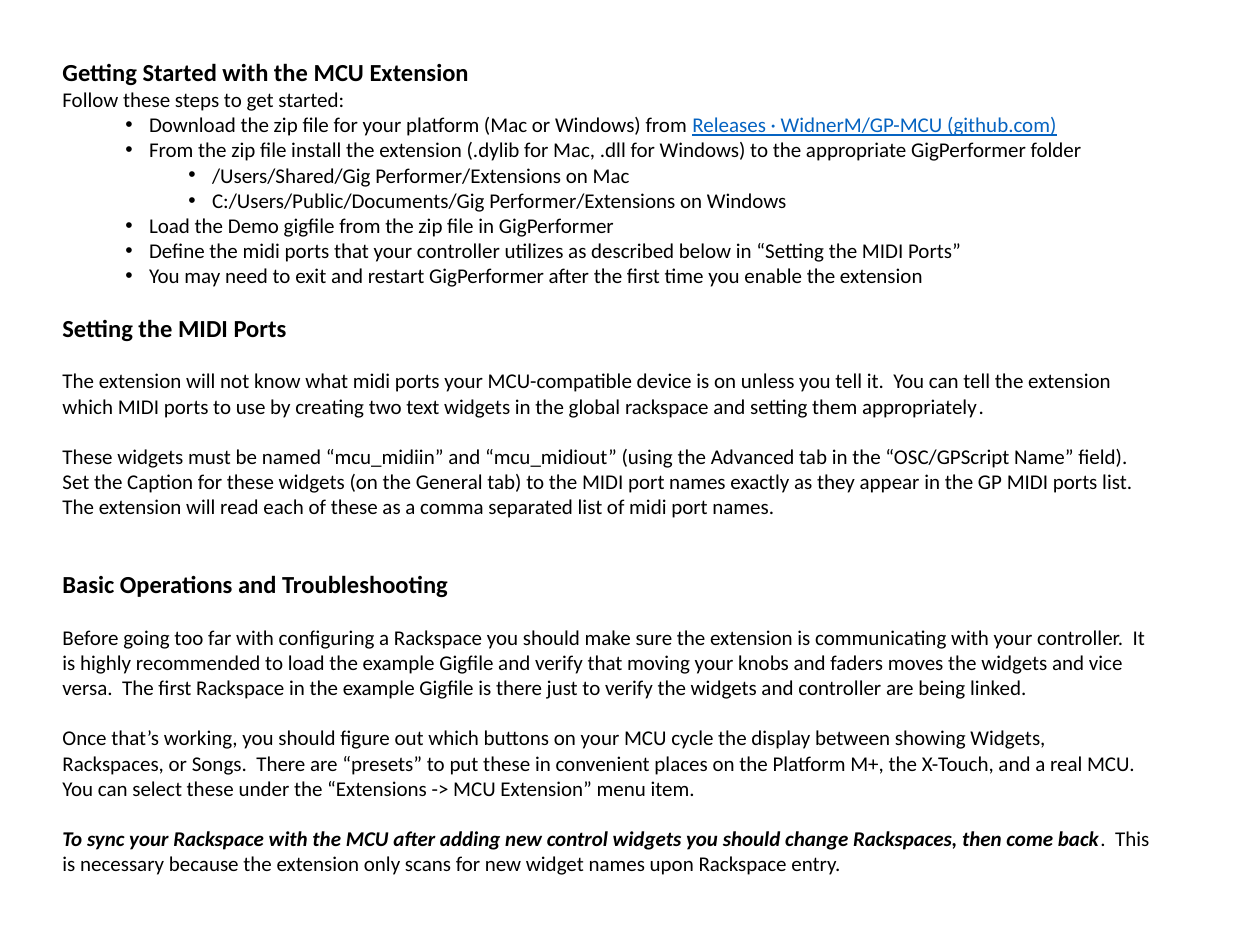
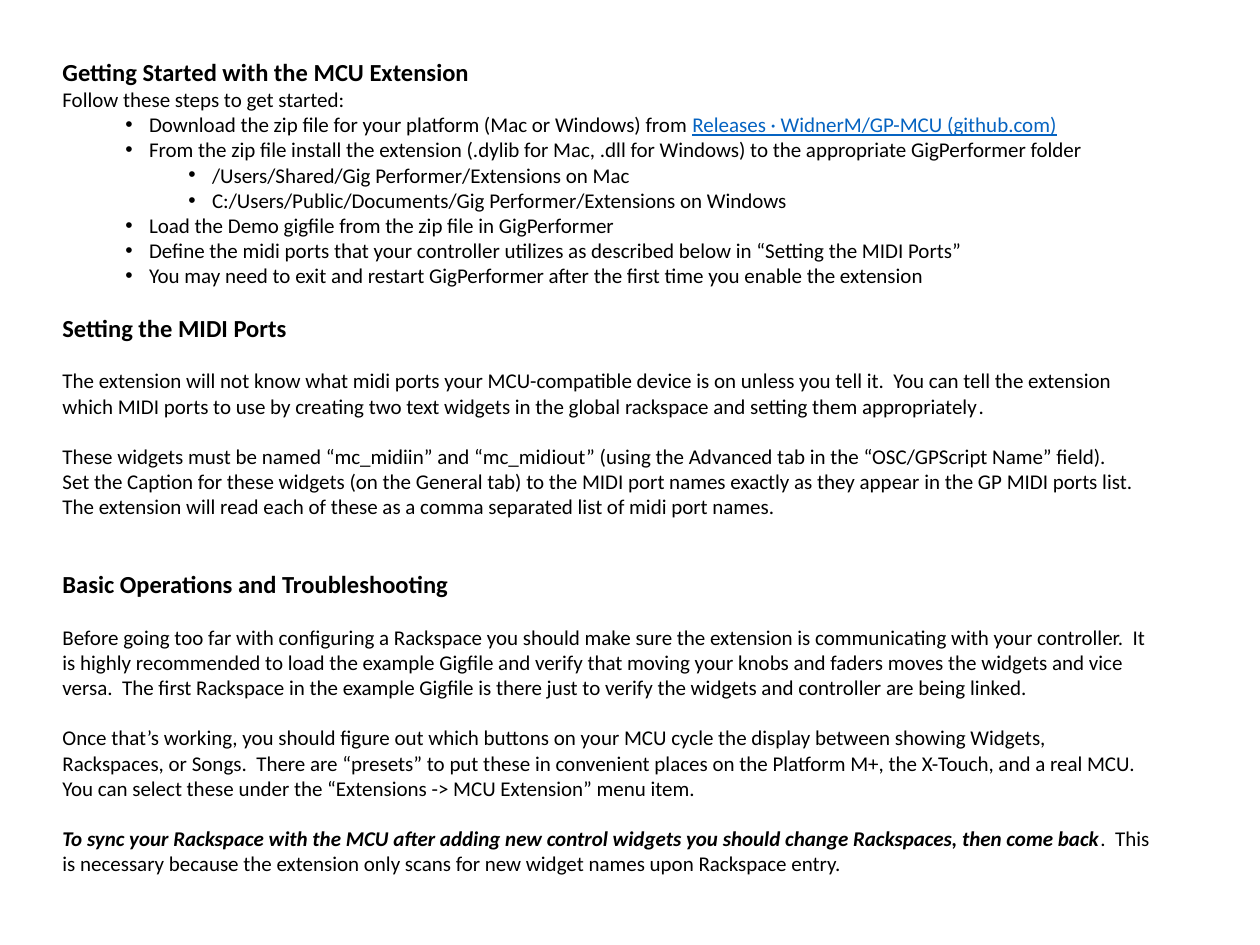
Before and after one commit to WidnerM/GP-MCU, a slide deck: slide 1 of MCU Extension.pptx. Drawn at 1260x945 pixels with LibreOffice and Linux fonts; fonts in the diff are those of the drawing. Boxes give left, top, right and bottom in pixels: in the first picture for what was removed or moved away, otherwise in the second. Text is boxed around its words. In the diff, an @@ line names an element or a change of style, - is before the commit and + after.

```diff
--- a/MCU Extension.pptx
+++ b/MCU Extension.pptx
@@ text at [62, 449, 1105, 468]: text changed @@
-These widgets must be named “mcu_midiin” and “mcu_midiout” (using the Advanced tab in the “OSC/GPScript Name” field).
+These widgets must be named “mc_midiin” and “mc_midiout” (using the Advanced tab in the “OSC/GPScript Name” field).
```
Also in this commit, not shown: 1 other file.
